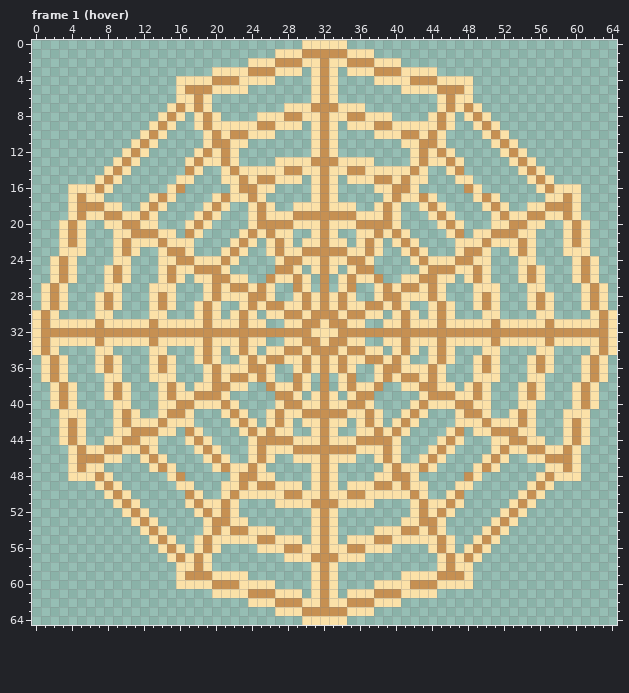
A pixel-art file gets an edit: resources/sprites/attacks/spider_shot_1.aseprite. Above is the file before it was changed.
65x65 pixels, 3 frames. Shown: frame 1 (hover). The commit also changed other frames, which this record leaves out.
Once edited:
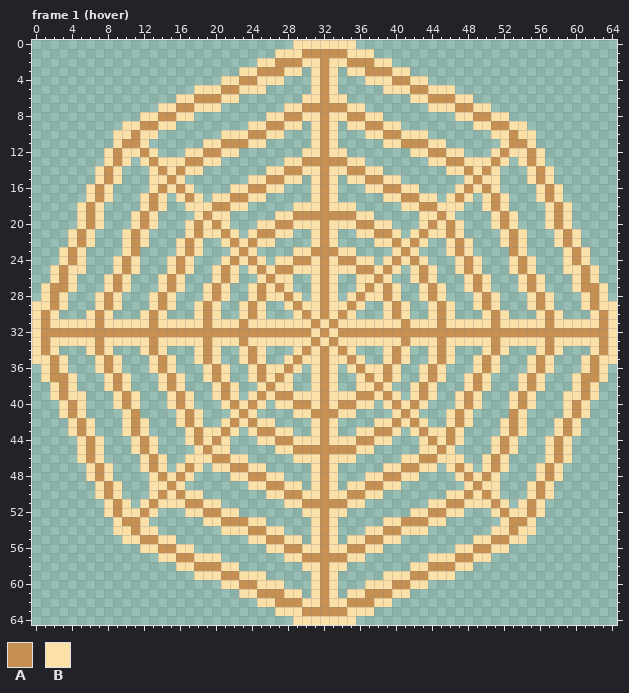
Palette (. is transparent): A #c69052  B #fbe1a8
The exact change:
Changed rows in their new state; - is an unchanged pixel.
Frame 1 (hover):
first column x 0:
 0 -----------------------------B-----B-----------------------------
 2 ------------------------.---------------.------------------------
 3 --------------------...-B--A---------A--B-...--------------------
 4 ----------------.....BBAA--B---------B--AABB.....----------------
 5 ----------------..BB-AA-BB-------------BB-AA-BB..----------------
 6 -------------------AABB-------B---B-------BBAA-------------------
 7 --------------B--AB-B---------A---A---------B-BA--B--------------
 8 ------------BBA--B...----.-------------.----...B--ABB------------
 9 ----------BBAAB---......-B-A---------A-B-......---BAABB----------
10 ---------BBA-B.----..-BBAA-B---------B-AABB-..----.B-ABB---------
11 ---------BAAB.------B-AABB-------------BBAA-B------.BAAB---------
12 --------BA-BAB---B--AB--------B---B--------BA--B---BAB-AB--------
13 --------BAB.BABBBA---..----.--A---A--.----..---ABBBAB.BAB--------
14 -------BAB.--BABAB---.....-------------.....---BABAB--.BAB-------
15 -------------BBA-.---...-B-A---------A-B-...---.-ABB-------------
16 ----..-------BA--B-----B-A-B---------B-A-B-----B--AB-------..----
17 ----..-AB---BAB.BAB--BAAB---------------BAAB--BAB.BAB---BA-..----
18 ----.B-B..-------BB--ABB...-----------...BBA--BB-------..B-B.----
19 ----.BA-...----------B--...-----------...--B----------...-AB.----
20 ---..-AB...BA-------AB--.BB-----------BB.--BA-------AB...BA-..---
21 ---.BAB--.--B...-BABBAB.BA-------------AB.BABBAB-...B--.--BAB.---
22 ---.BAB--.BA-...-AB--BABAB-..-.---.-..-BABAB--BA-...-AB.--BAB.---
23 ----A----.BA--..BAB--.BAB-...-B---B-...-BAB.--BAB..--AB.----A----
24 --.BAB----AB--.--B...BABAB--B-A---A-B--BABAB...B--.--BA----BAB.--
25 -----B--.BAB--.BA-..BAB-BAB---B---B---BAB-BAB..-AB.--BAB.--B-----
26 ------------------..B--.-B---..B-B..---B-.--B..------------------
27 ---AB----AB--.-AB-----..---AB..B-B..BA---..-----BA-.--BA----BA---
28 ----------------------..B--BA-.---.-AB--B..----------------------
29 B-------------------------..-AB---BA-..-------------------------B
30 ------BA----BA--------.BAB...BAB-BAB...BAB.--------AB----AB------
31 --------------------------BB--B---B--BB--------------------------
32 --------------------------------A--------------------------------
33 --------------------------BB--B---B--BB--------------------------
34 ------BA----BA--------.BAB...BAB-BAB...BAB.--------AB----AB------
35 B-------------------------..-AB---BA-..-------------------------B
36 ----------------------..B--BA-.---.-AB--B..----------------------
37 ---AB----AB--.-AB-----..---AB..B-B..BA---..-----BA-.--BA----BA---
38 ------------------..B--.-B---..B-B..---B-.--B..------------------
39 -----B--.BAB--.BA-..BAB-BAB---B---B---BAB-BAB..-AB.--BAB.--B-----
40 --.BAB----AB--.--B...BABAB--B-A---A-B--BABAB...B--.--BA----BAB.--
41 ----A----.BA--..BAB--.BAB-...-B---B-...-BAB.--BAB..--AB.----A----
42 ---.BAB--.BA-...-AB--BABAB-..-.---.-..-BABAB--BA-...-AB.--BAB.---
43 ---.BAB--.--B...-BABBAB.BA-------------AB.BABBAB-...B--.--BAB.---
44 ---..-AB...BA-------AB--.BB-----------BB.--BA-------AB...BA-..---
45 ----.BA-...----------B--...-----------...--B----------...-AB.----
46 ----.B-B..-------BB--ABB...-----------...BBA--BB-------..B-B.----
47 ----..-AB---BAB.BAB--BAAB---------------BAAB--BAB.BAB---BA-..----
48 ----..-------BA--B-----B-A-B---------B-A-B-----B--AB-------..----
49 -------------BBA-.---...-B-A---------A-B-...---.-ABB-------------
50 -------BAB.--BABAB---.....-------------.....---BABAB--.BAB-------
51 --------BAB.BABBBA---..----.--A---A--.----..---ABBBAB.BAB--------
52 --------BA-BAB---B--AB--------B---B--------BA--B---BAB-AB--------
53 ---------BAAB.------B-AABB-------------BBAA-B------.BAAB---------
54 ---------BBA-B.----..-BBAA-B---------B-AABB-..----.B-ABB---------
55 ----------BBAAB---......-B-A---------A-B-......---BAABB----------
56 ------------BBA--B...----.-------------.----...B--ABB------------
57 --------------B--AB-B---------A---A---------B-BA--B--------------
58 -------------------AABB-------B---B-------BBAA-------------------
59 ----------------..BB-AA-BB-------------BB-AA-BB..----------------
60 ----------------.....BBAA--B---------B--AABB.....----------------
61 --------------------...-B--A---------A--B-...--------------------
62 ------------------------.---------------.------------------------
64 -----------------------------B-----B-----------------------------
Where, in picture pixels (left, top, right, bottom), the same in both pictures:
changed: (32, 40, 617, 625)
